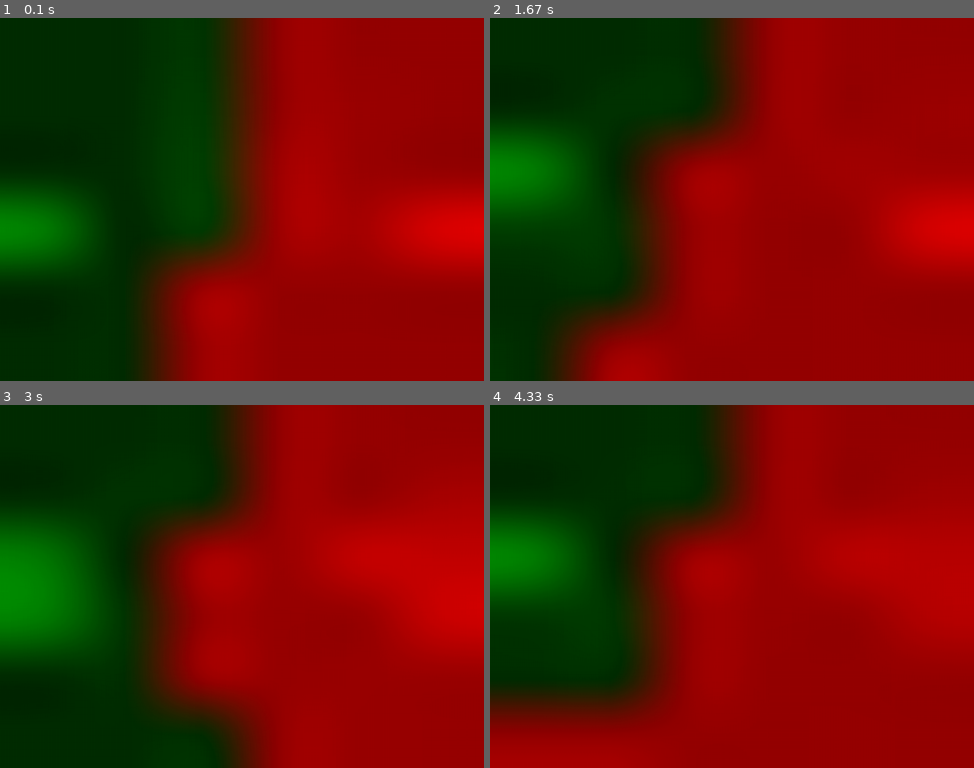
Above: before the commit, frames 1-4 (two rows, left to right).
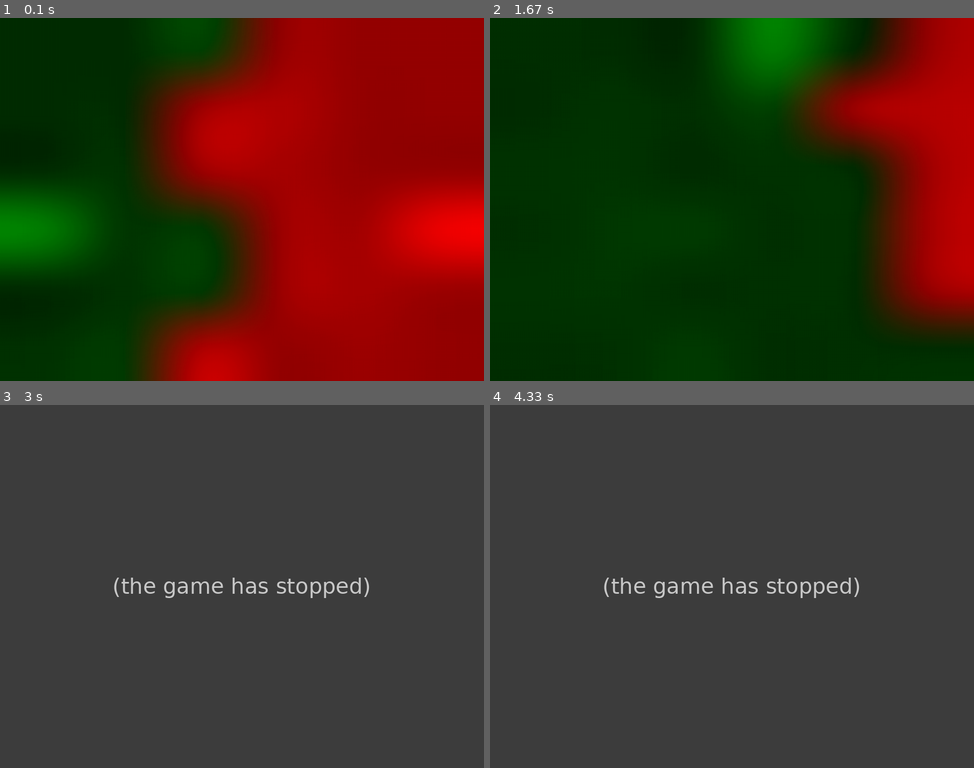
Above: after the commit, the same moments.

Repository: cair/Axis_and_Allies
Game: pygame game, started from demostration_game.py
The game is run twice, just before and just after one commit, with the same random seed, the same clock (stepped at 60 frames per second) and the same inputs.
Inputs:
- Up to frame 1 (0.1 s): no input
- Up to frame 2 (1.67 s): no input
- Up to frame 3 (3 s): no input
- Up to frame 4 (4.33 s): no input

The runs differ from the first frame. In frame 1, 17% of the frame differs, in the area x 28-100%, y 11-100%; in frame 2, 65%; in frame 3, 100%, in the area x 0-100%, y 0-100%; in frame 4, 100%.
After the commit the program exited at 2.15 s; later frames show no game.

Commit message:
modified NewBot

Diff:
--- a/modified_bot.py
+++ b/modified_bot.py
@@ -5,7 +5,7 @@
 
 
 class NewBot(Bot):
-    def phase_1(self, game):
+    '''def phase_1(self, game):
         """
         This bot will only produce inf
         """
@@ -17,17 +17,17 @@
                 break
             game.recruit_unit(0)
             used += pos[0]
-
+    '''
     def calculate_distance_between_tiles(self, tile_1, tile_2):
         x, y = tile_1.cords[0], tile_1.cords[1]
         x2, y2 = tile_2.cords[0], tile_2.cords[1]
 
         return abs(x-x2)+abs(y-y2)
-
+    '''
     def phase_2(self, game):
-        '''
+        """
         Forces the bot to attack if possible, otherwise towards the border.
-        '''
+        """
         game.battles = []
         while game.movable.__len__() > 0:
             if r.random() > 0.1:
@@ -52,7 +52,7 @@
             else:
                 break
         game.phase = 2.5
-
+    '''
     def phase_3(self, game):
         """
         This will force the bot to always advance towards the enemy
@@ -63,13 +63,24 @@
             unit = game.movable[0]
             position = unit.get_position()
             new_tile = (9999, None)
+            possible_tiles = []
             for tile in game.map.board[position[0]][position[1]].neighbours:
                 if tile.owner == unit.owner:
                     for border_tile in game.border_tiles:
                         value = self.calculate_distance_between_tiles(tile, border_tile)
                         if new_tile[0] > value:
                             new_tile = (value, tile)
-            if new_tile[0] == 0 or new_tile[0] == 9999:
+                            if value == 0:
+                                possible_tiles.append(tile)
+            if new_tile[0] == 0:
+                #todo
+                min_units = (-1, None)
+                for tile in possible_tiles:
+                    if len(tile.units) < min_units[0] or min_units[1] is None:
+                        min_units = (len(tile.units), tile)
+                game.move_unit(game.map.board[position[0]][position[1]], new_tile[1], 1, unit)
+                print("")
+            elif new_tile[0] == 9999:
                 game.movable.remove(game.movable[0])
             elif new_tile[1] is not None:
                 game.move_unit(game.map.board[position[0]][position[1]], new_tile[1], 1, unit)
